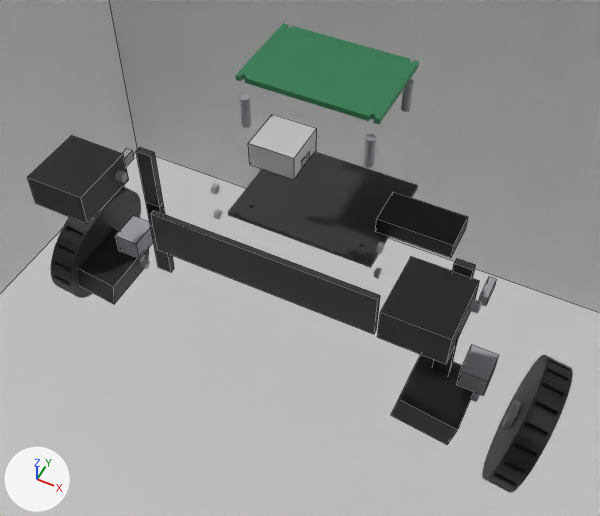
The Blender file blender-project/renders/model_dual_wheel_legged_robot_precise.blend: old version first, new version second.
One viewpoint serves both versions: a camera (50 mm lens) standing at (0.144, -0.321, 0.462) and looking at (0.0, -0.031, 0.1). The axes (+X, +Y, +Z) are drawn at lower left. The lights are the same throughout. The picture after the commit comes second. Mesh edges are drawn as thin lines on the coarser meshes.

Objects in the first picture: 'Cube', 'DWLRP_ATOM_S3', 'DWLRP_BasePlate', 'DWLRP_Battery', 'DWLRP_L_HipServo_Body', 'DWLRP_L_WheelHub', 'DWLRP_L_WheelServo_Body', 'DWLRP_R_HipServo_Body', 'DWLRP_R_WheelHub', 'DWLRP_R_WheelServo_Body', 'DWLRP_RearExtension', 'DWLRP_UpperDeck' and 20 more.
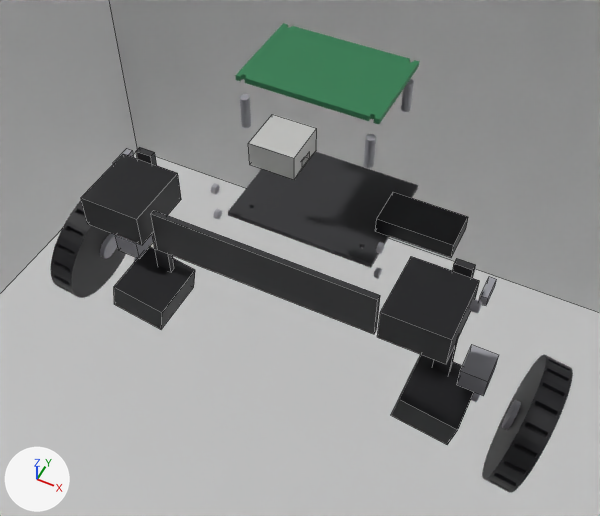
Pixel boxes (x1, y1, x2, y2) of what changed, in the pictures (600 x 516 px):
'DWLRP_L_HipServo_Body', moved: before (27, 135, 129, 224); after (81, 154, 181, 245)
'DWLRP_L_WheelServo_Body', moved: before (78, 228, 149, 304); after (114, 246, 195, 329)

The change, as a diff of the scene's bpy script:
```diff
--- a/blender-project/renders/model_dual_wheel_legged_robot_precise.blend.py
+++ b/blender-project/renders/model_dual_wheel_legged_robot_precise.blend.py
@@ me_dwlrp_l_hipservo_body_mesh @@
 # used by ob_dwlrp_l_hipservo_body; parent = ob_dwlrp_baseplate; location = (-0.105, -0.053, 0.02)
-me_dwlrp_l_hipservo_body_mesh.from_pydata(...)  # 8 vertices, 6 faces; spans x -0.036..0.0, y -0.032..0.008, z -0.01..0.01
+me_dwlrp_l_hipservo_body_mesh.from_pydata(...)  # 8 vertices, 6 faces; spans x 0.0..0.036, y -0.032..0.008, z -0.01..0.01
+# me_dwlrp_l_hipservo_body_mesh part 1: the whole mesh is moved by (0.036, 0.0, 0.0)
 me_dwlrp_l_hipservo_body_mesh.materials.append(mat_dwlrp_black)
@@ me_dwlrp_l_wheelservo_body_mesh @@
 # used by ob_dwlrp_l_wheelservo_body; parent = ob_dwlrp_l_ankleblock; location = (0.0, 0.0, -0.025); rotation_euler = (0.0, 0.175, 0.0), in degrees (0, 10, 0)
-me_dwlrp_l_wheelservo_body_mesh.from_pydata(...)  # 8 vertices, 6 faces; spans x -0.036..0.0, y -0.032..0.008, z -0.01..0.01
+me_dwlrp_l_wheelservo_body_mesh.from_pydata(...)  # 8 vertices, 6 faces; spans x 0.0..0.036, y -0.032..0.008, z -0.01..0.01
+# me_dwlrp_l_wheelservo_body_mesh part 2: the whole mesh is moved by (0.036, 0.0, 0.0)
 me_dwlrp_l_wheelservo_body_mesh.materials.append(mat_dwlrp_black)
```
